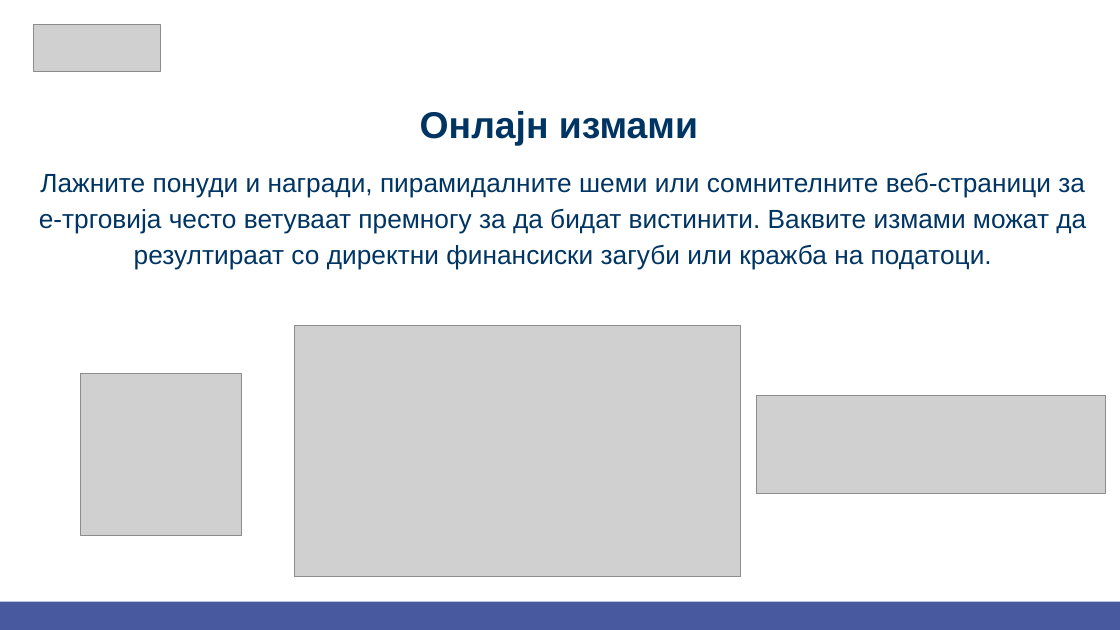
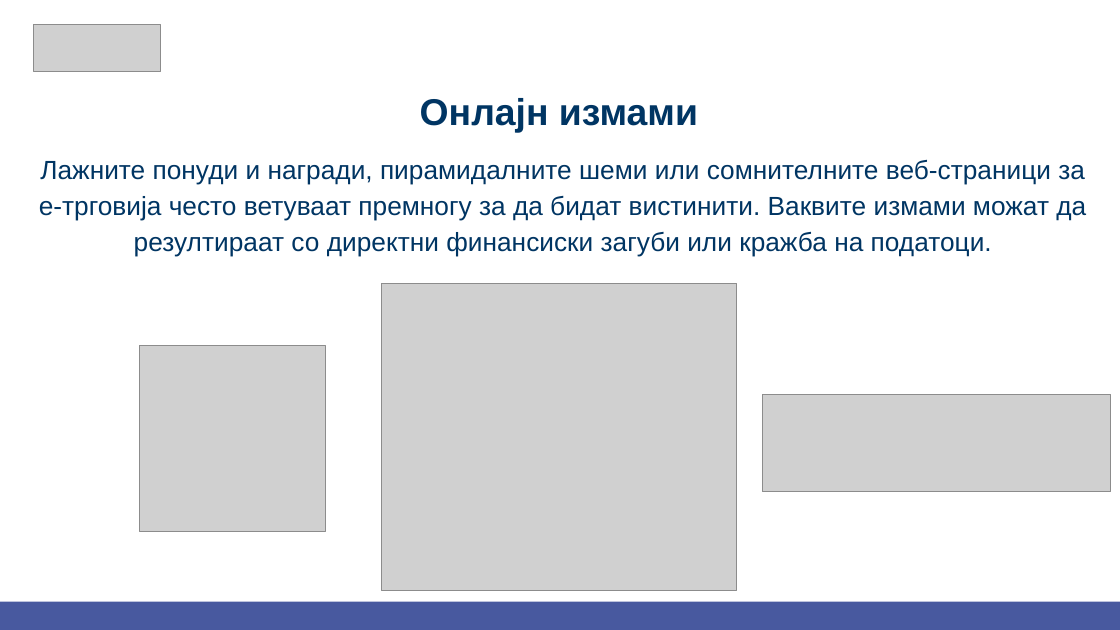
Before and after one commit to Berat02xz/FINKI-Academic-Journey, a slide deck: slide 15 of TP - Team Project/MKSafeNet Presentations/MKSafeNet_YoungAdultsPresentation.pptx (slide 13 before the commit). Drawn at 1120x630 pixels with LibreOffice and Linux fonts; fonts in the diff are those of the drawing; grey boxes stand for pictures. Boxes give left, top, right and bottom in pixels: in the first picture for what was removed or moved away, otherwise in the second. Text is boxed around its words. In the diff, an @@ line names an element or a change of style, - is before the commit and + after.

```diff
--- a/TP - Team Project/MKSafeNet Presentations/MKSafeNet_YoungAdultsPresentation.pptx
+++ b/TP - Team Project/MKSafeNet Presentations/MKSafeNet_YoungAdultsPresentation.pptx
@@ text "Онлајн измами": place and size @@
-text "Онлајн измами" at <box>420,111,698,146</box>
+text "Онлајн измами" at <box>420,98,698,133</box>
@@ text "Лажните понуди и награди, пирамидалните ...": place and size @@
-text "Лажните понуди и награди, пирамидалните ..." at <box>39,172,1086,270</box>
+text "Лажните понуди и награди, пирамидалните ..." at <box>39,159,1086,257</box>
@@ picture: place and size @@
-picture at <box>295,326,741,577</box>
+picture at <box>381,283,738,591</box>
@@ picture: place and size @@
-picture at <box>80,374,241,535</box>
+picture at <box>139,346,325,532</box>
@@ picture: place and size @@
-picture at <box>756,396,1105,493</box>
+picture at <box>762,394,1111,492</box>
```
Also in this commit, not shown: 9 other slides changed, 8 slides added, 2 other files.
